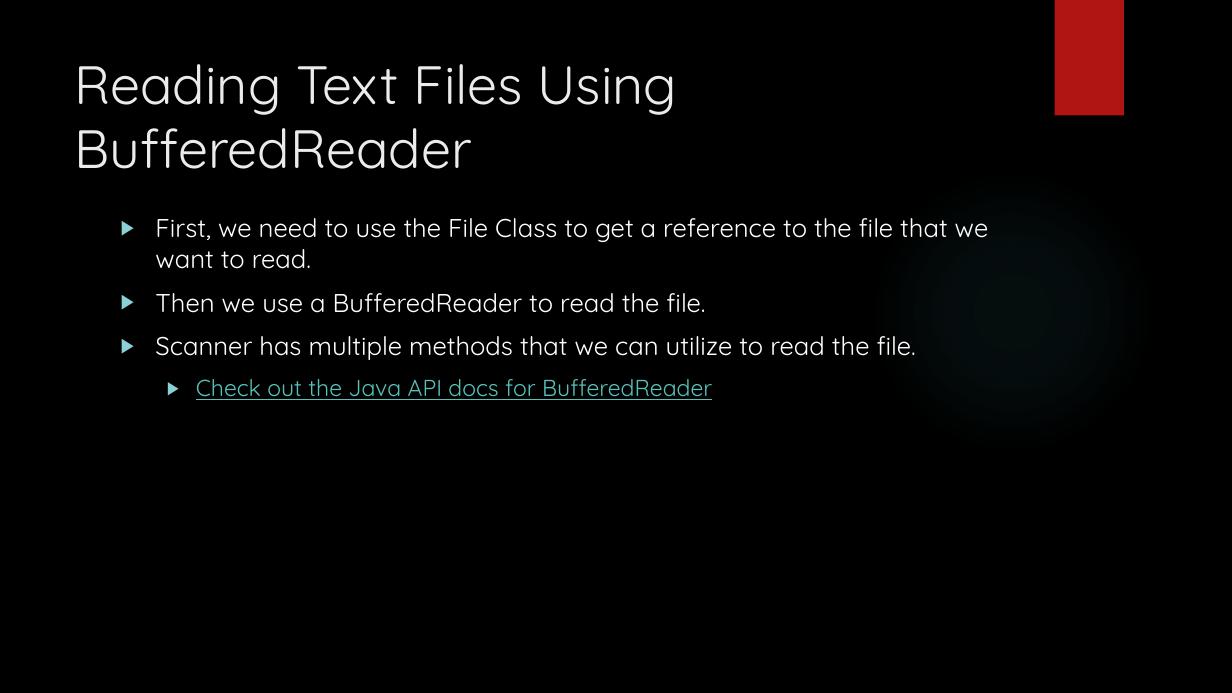
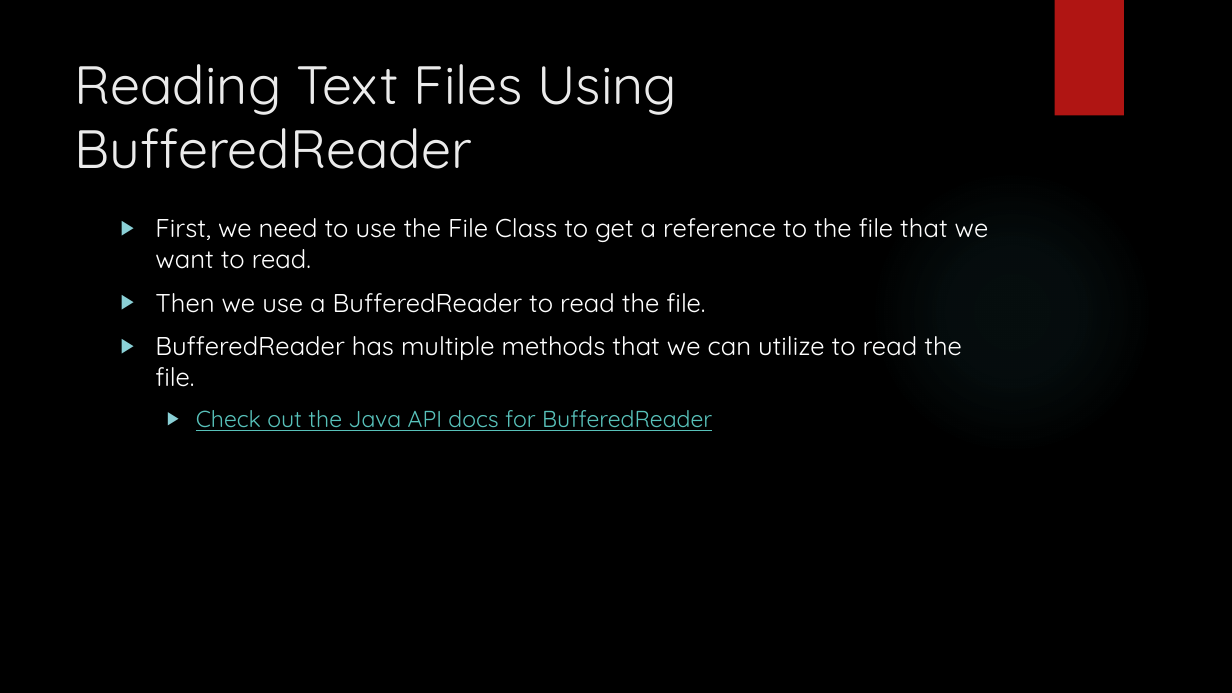
Before and after one commit to michaelbartlett17/cmpinf0401-recs, a slide deck: slide 6 of slides/0209Recitation.pptx. Drawn at 1232x693 pixels with LibreOffice and Linux fonts; fonts in the diff are those of the drawing; background and template pictures are left out. Boxes give left, top, right and bottom in pixels: in the first picture for what was removed or moved away, otherwise in the second. Text is boxed around its words. In the diff, an @@ line names an element or a change of style, - is before the commit and + after.

Commit message:
slide updates

```diff
--- a/slides/0209Recitation.pptx
+++ b/slides/0209Recitation.pptx
@@ text at (155, 336, 962, 387): text changed @@
-▶ Scanner has multiple methods that we can utilize to read the file.
+▶ BufferedReader has multiple methods that we can utilize to read the file.
```
Also in this commit, not shown: 2 other files.
